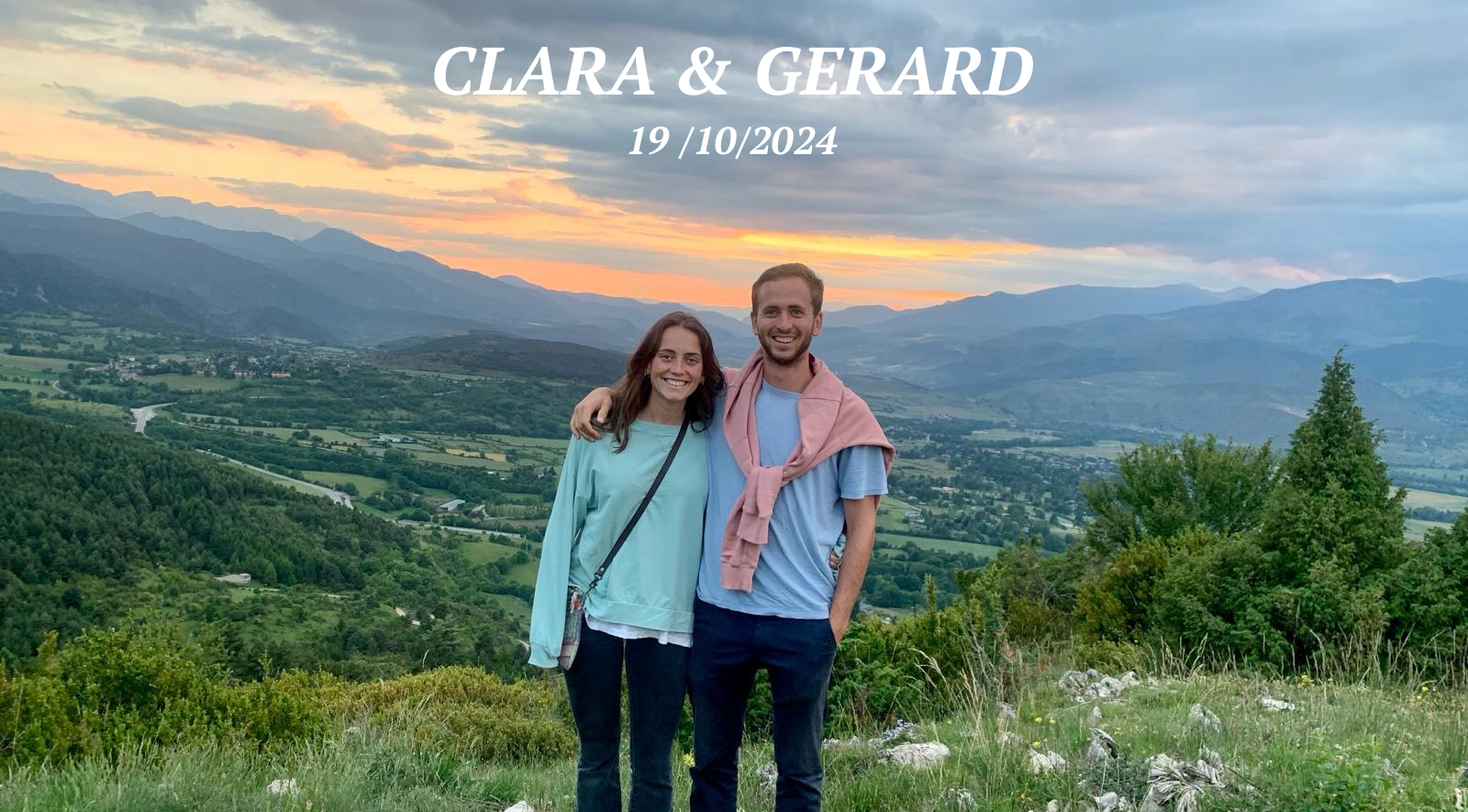
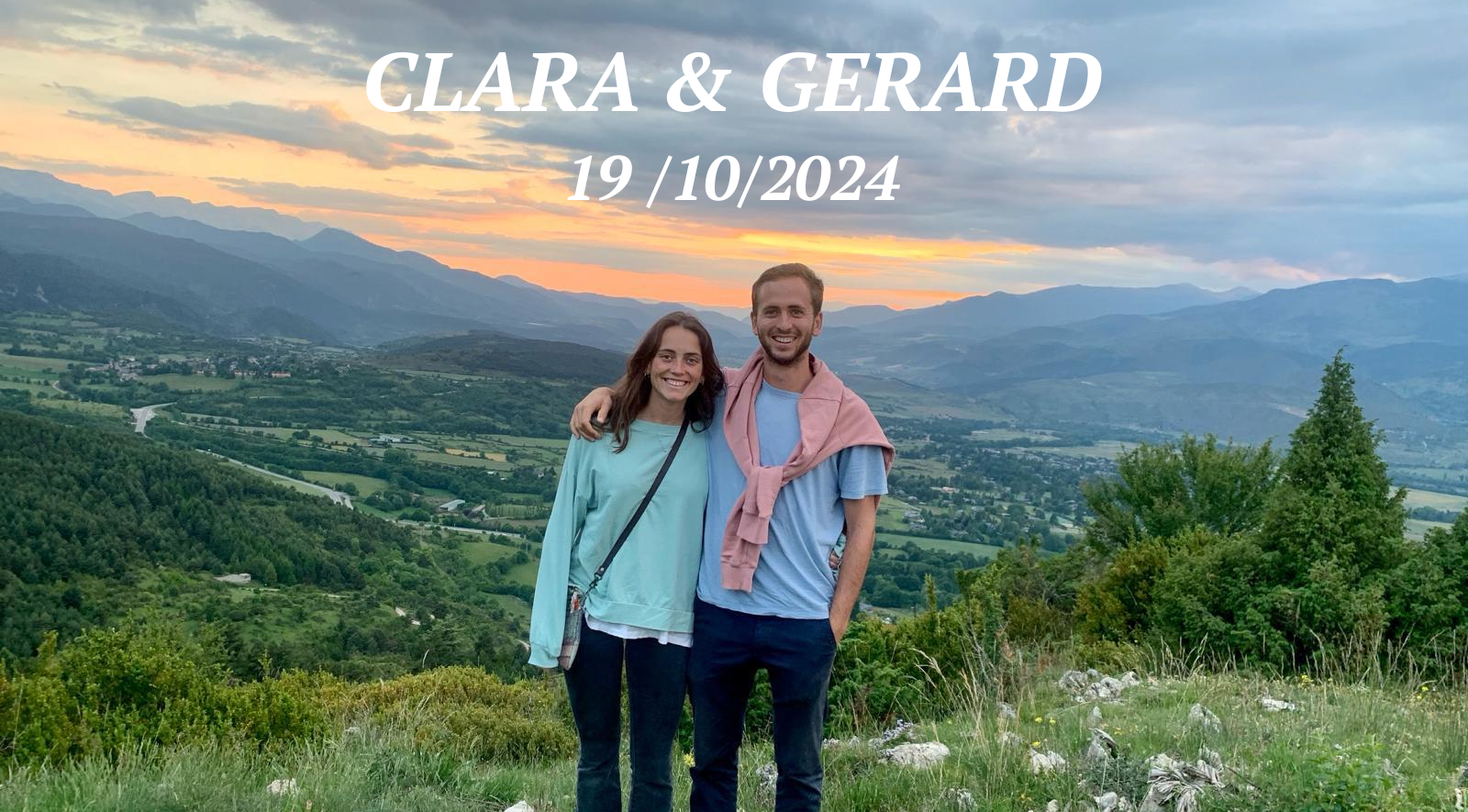
Two versions of the same layered image (1468x812). Layer-by-layer changes:
painted on "CLARA & GERARD ..." over [365, 46, 1102, 209]
